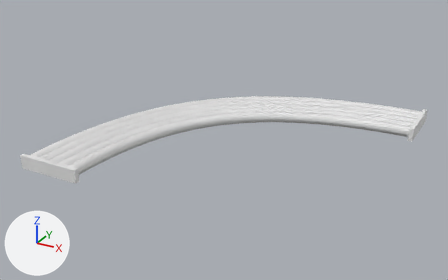
Two versions of the FBX model Assets/Art/Models/Enviroment/Prototyp/21.06/Pipe01Corner10m.fbx, one commit apart.
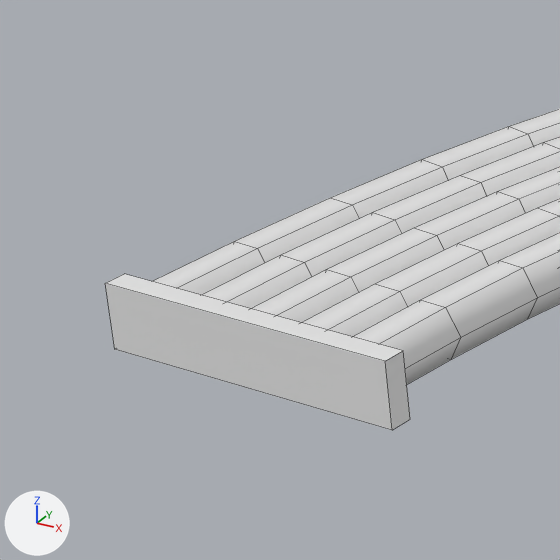
Each version is shown whole from a 50 mm camera at (3.83, -20.5, 8.55) aimed at (-5.51, -3.51, 0.05), then close up on the part from 0% to 24% of the width and 36% to 75% of the height. The lights are fixed; the arrows at lower left show +X, +Y and +Z. The close-ups show mesh edges as thin lines.

Objects in the first close-up: 'Pipe01Corner10m'.
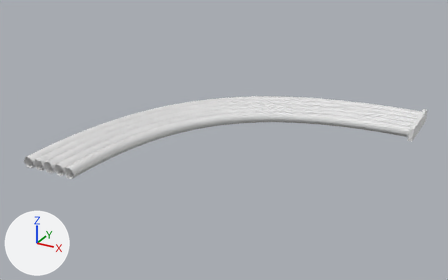
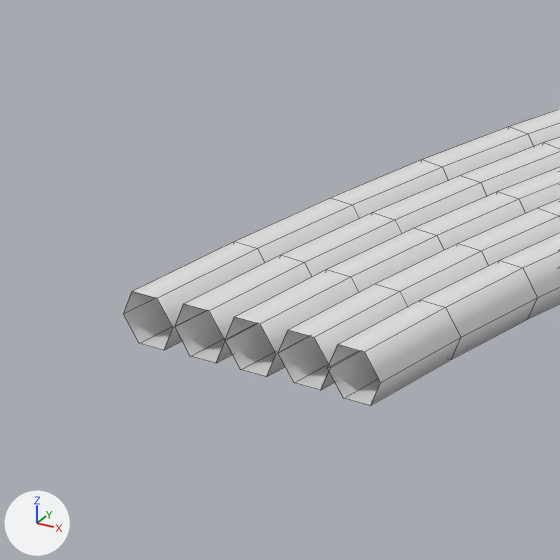
What differs and where, as boxes (x1, y1, x2, y2) in the close-ups (560 x 560 px):
'Pipe01Corner10m', reshaped
    before: (105, 109, 560, 430)
    after: (124, 109, 560, 405)
part 1 of me_nurbspath_031, deleted
    before: (105, 274, 410, 430)

The change, as a list of edits to the scene's bpy script:
```text
Change me_nurbspath_031:
    where me_nurbspath_031.from_pydata(...)  # 736 vertices, 702 faces; spans x -10.1..0.08, y -8.24..1.88, z -0.06..0.38
    used by ob_pipe01corner10m; location = (0.0, 0.0, 0.0)
    me_nurbspath_031 part 1: the loose piece of 8 vertices spanning x -10.1..-7.93, y -8.24..-8.09, z -0.06..0.38 is deleted
```
